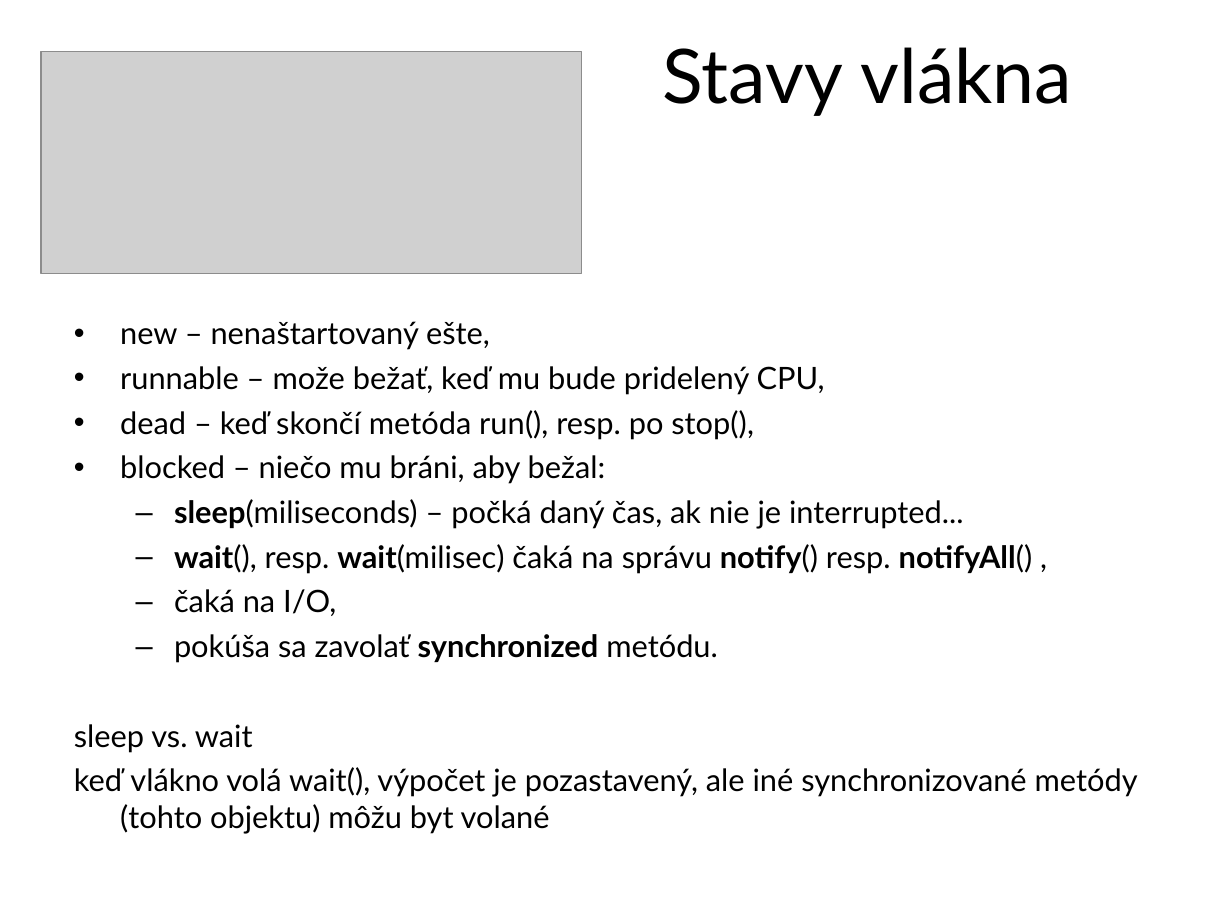
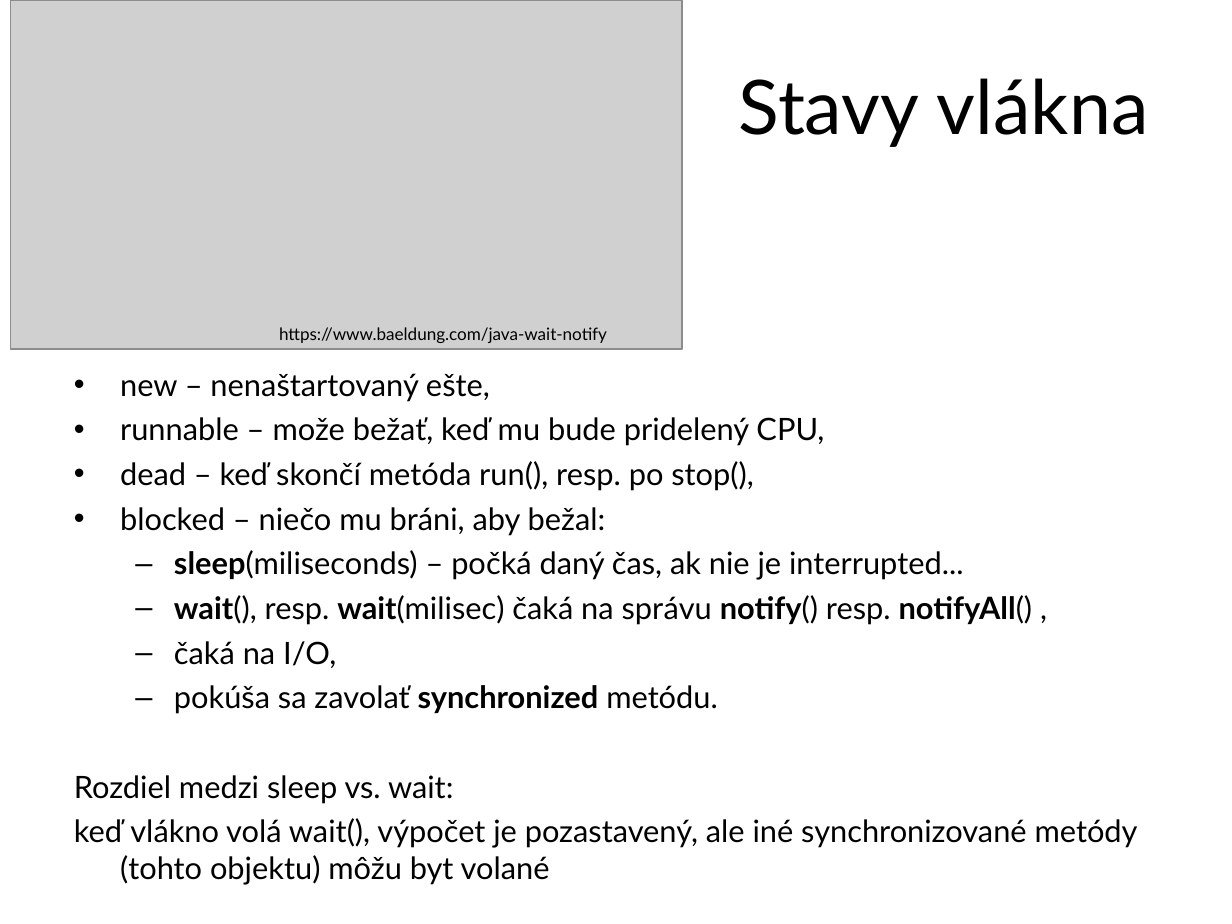
Before and after one commit to Programovanie4/Prednasky, a slide deck: slide 18 of 10/10_java.ppt. Drawn at 1232x924 pixels with LibreOffice and Linux fonts; fonts in the diff are those of the drawing; grey boxes stand for pictures. Boxes give left, top, right and bottom in pixels: in the first picture for what was removed or moved away, otherwise in the second. Text is boxed around its words. In the diff, an @@ line names an element or a change of style, - is before the commit and + after.

```diff
--- a/10/10_java.ppt
+++ b/10/10_java.ppt
@@ picture: place and size @@
-picture at box(41, 52, 582, 274)
+picture at box(10, 0, 681, 349)
@@ title "Stavy vlákna": place and size @@
-title "Stavy vlákna" at box(663, 47, 1073, 116)
+title "Stavy vlákna" at box(739, 78, 1149, 147)
@@ text added at box(279, 327, 607, 343), 10 pt, text #000000 @@
+https://www.baeldung.com/java-wait-notify
@@ text "new – nenaštartovaný ešte,": place and size @@
-text "new – nenaštartovaný ešte," at box(74, 321, 1138, 834)
+text "new – nenaštartovaný ešte," at box(74, 373, 1138, 885)
@@ text at box(74, 775, 454, 804): text changed @@
-sleep vs. wait
+Rozdiel medzi sleep vs. wait:
```
Also in this commit, not shown: 16 other slides changed, 6 slides added, 6 slides removed, 4 other files.
